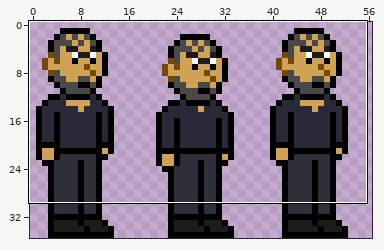
Edited in one commit: sprite sheet (DATA/Images/Sprites/Chars/Reignaud/Default/Idle.png). Above: a wide view before the commit, with the close-up outlined.
Close-up. The starting point:
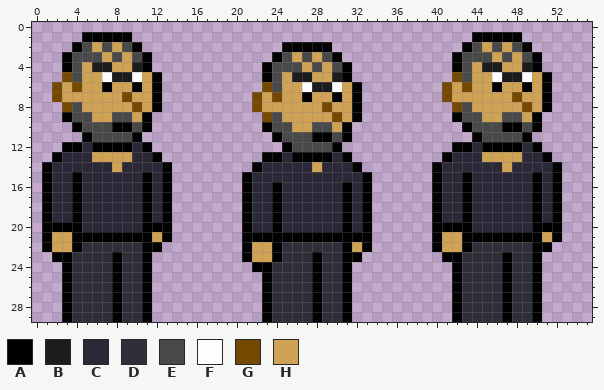
The file is 132x36 pixels. Shown: x 0..55, y 0..29. The wide view leaves out empty margins.
Palette (. is transparent): A #000000  B #1c1c1c  C #2b2837  D #2f2f39  E #494949  F #fdfdfd  G #744900  H #cfa255
New version:
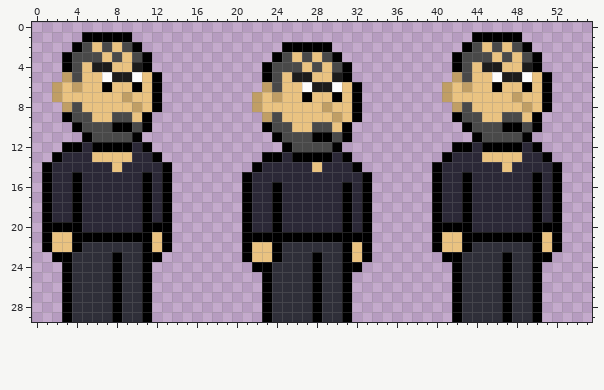
What changed:
colour G: #744900 -> #c09e65
colour H: #cfa255 -> #eac381
y 22: x 12..13 A. -> HA; x 51..52 A. -> HA
y 23: x 12 . -> A; x 32..33 A. -> HA; x 51 . -> A
y 24: x 32 . -> A
